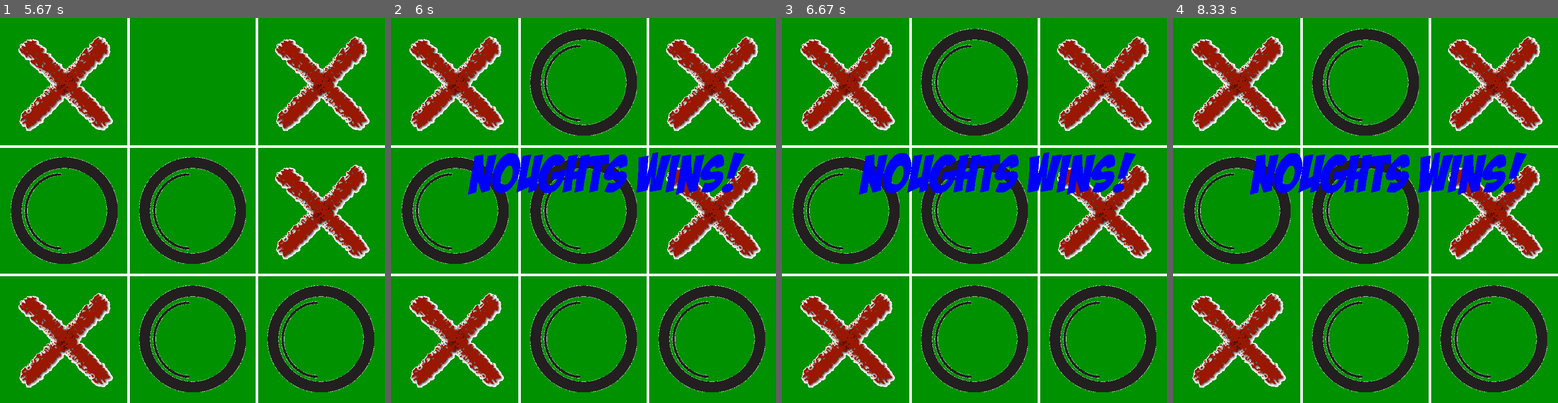
Above: before the commit, frames 1-4 (left to right).
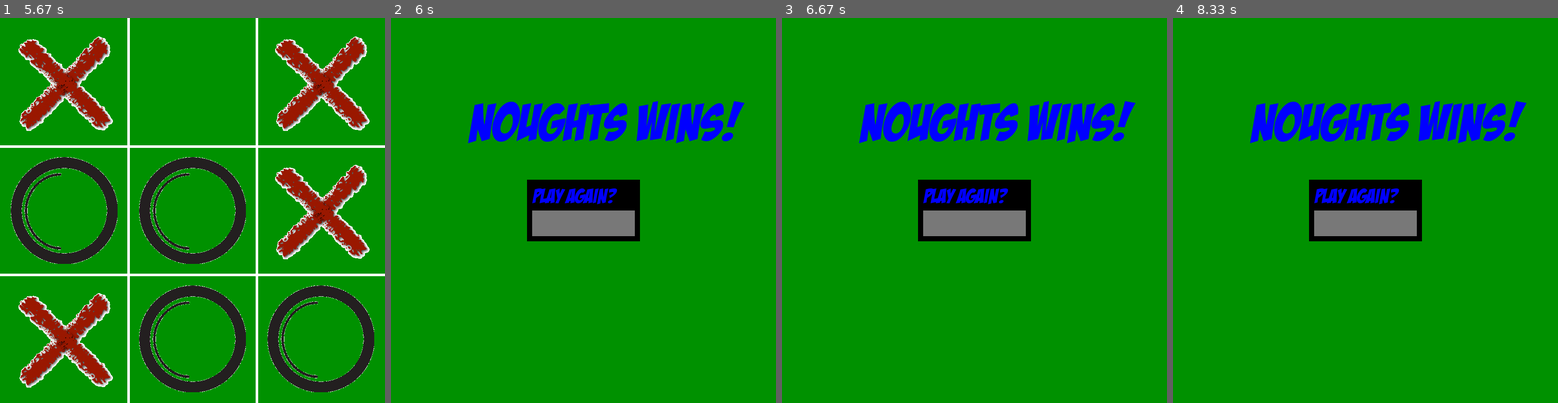
Above: after the commit, the same moments.

Repository: iAlphaRaptor/noughts-crosses-pygame
Game: pygame game, started from main.py
The game is run twice, just before and just after one commit, with the same random seed, the same clock (stepped at 60 frames per second) and the same inputs.
Inputs (mouse positions are in pixels of both pictures, inside the frame that each line leads up to):
- Up to frame 1 (5.67 s): click (192, 210) at 0.38 s; tap Enter at 0.67 s; click (73, 299) at 1.05 s; click (334, 345) at 1.38 s; click (100, 133) at 1.72 s; click (173, 310) at 2.05 s; click (269, 179) at 2.88 s; click (65, 249) at 3.72 s; click (281, 114) at 4.55 s
- Up to frame 2 (6 s): click (583, 83) at 5.88 s
- Up to frame 3 (6.67 s): tap Enter at 6.33 s
- Up to frame 4 (8.33 s): click (1327, 195) at 7.22 s; click (1273, 110) at 7.55 s

Frame 1 is identical in both runs. In frame 2, 36% of the frame differs, in the area x 0-100%, y 0-100%; in frame 3, 37%; in frame 4, 37%.

Commit message:
Two player game finished with repeat

Diff:
--- a/input_box.py
+++ b/input_box.py
@@ -17,8 +17,7 @@
             if self.boxColour[i] < 100:
                 temp.append(self.boxColour[i] + 30)
             else:
-                temp.append(self.boxColour[i] - random.randint(25, 100))
-        print(temp)
+                temp.append(self.boxColour[i] - 20)
         self.activeColour = (temp[0], temp[1], temp[2])
 
         self.questionText = text
--- a/main.py
+++ b/main.py
@@ -19,7 +19,7 @@
 pygame.display.set_caption("Noughts and Crosses")
 
 carryOn = True
-won = False
+gameState = "play"
 playing = "nought"
 move = 1
 clock = pygame.time.Clock()
@@ -31,14 +31,17 @@
         tiles.add(tile.Tile((i*3)+j, SCREENWIDTH, SCREENHEIGHT, NOUGHT, CROSS))
 
 boxes = pygame.sprite.Group()
+boxes.add(input_box.InputBox(BLACK, GREY, BLUE, "Play again?", SCREENWIDTH, SCREENHEIGHT))
 
 while carryOn:
     for event in pygame.event.get():
         if event.type == pygame.QUIT:
             carryOn=False
         if event.type == pygame.MOUSEBUTTONDOWN:
-            if not won:
-                mousex, mousey = pygame.mouse.get_pos()
+            mousex, mousey = pygame.mouse.get_pos()
+            for box in boxes:
+                box.isClicked(mousex, mousey)
+            if gameState == "play":
                 for tile in tiles:
                     if tile.isClicked(mousex, mousey):
                         if not tile.played:
@@ -55,23 +58,39 @@
                                         winMessage = FONT.render("Crosses Wins!", True, BLUE, None)
                                     else:
                                         winMessage = FONT.render("Noughts Wins!", True, BLUE, None)
-                                    won = True
+                                    gameState = "ask"
                                 elif move == 10:
                                     winMessage = FONT.render("DRAW!", True, BLUE, None)
-                                    won = True
-            for box in boxes:
-                box.isClicked(mousex, mousey)
+                                    gameState = "ask"
         if event.type == pygame.KEYDOWN:
-            for box in boxes:
-                if box.active:
-                    box.enterText(event.key)
+            print(gameState)
+            if gameState == "ask":
+                for box in boxes:
+                    if box.active:
+                        if event.key == pygame.K_RETURN:
+                            output = box.inputText
+                            if output.lower() == "yes":
+                                for tile in tiles:
+                                    tile.image.fill(WHITE)
+                                    tile.value = False
+                                    tile.played = False
+
+                                boxes.sprites()[0].inputText = ""
+                                move = 1
+                                playing = "nought"
+                                gameState = "play"
+                            else:
+                                carryOn = False
+                        else:
+                            box.enterText(event.key)
+
 
     #Game Logic
     tiles.update()
     boxes.update()
 
     ## Drawing Code ##
-    if not won:
+    if gameState == "play":
         # Background
         screen.fill(GREEN)
         pygame.draw.line(screen, WHITE, (SCREENWIDTH / 3, 0), (SCREENWIDTH / 3, SCREENHEIGHT), 5)
@@ -82,10 +101,9 @@
         # Tiles
         tiles.draw(screen)
     else:
-        tiles.draw(screen)
-        screen.blit(winMessage, (SCREENWIDTH/5, SCREENHEIGHT/3, 0, 0))
-
-    boxes.draw(screen)
+        screen.fill(GREEN)
+        screen.blit(winMessage, (SCREENWIDTH/5, SCREENHEIGHT/5, 0, 0))
+        boxes.draw(screen)
 
     pygame.display.flip()
     clock.tick(60)
